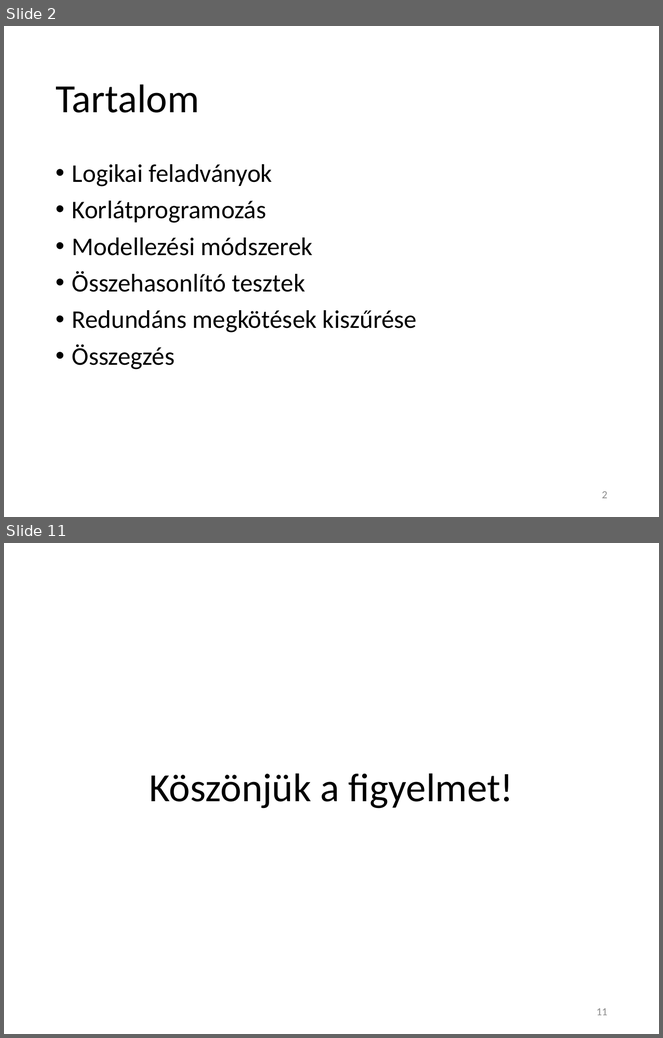
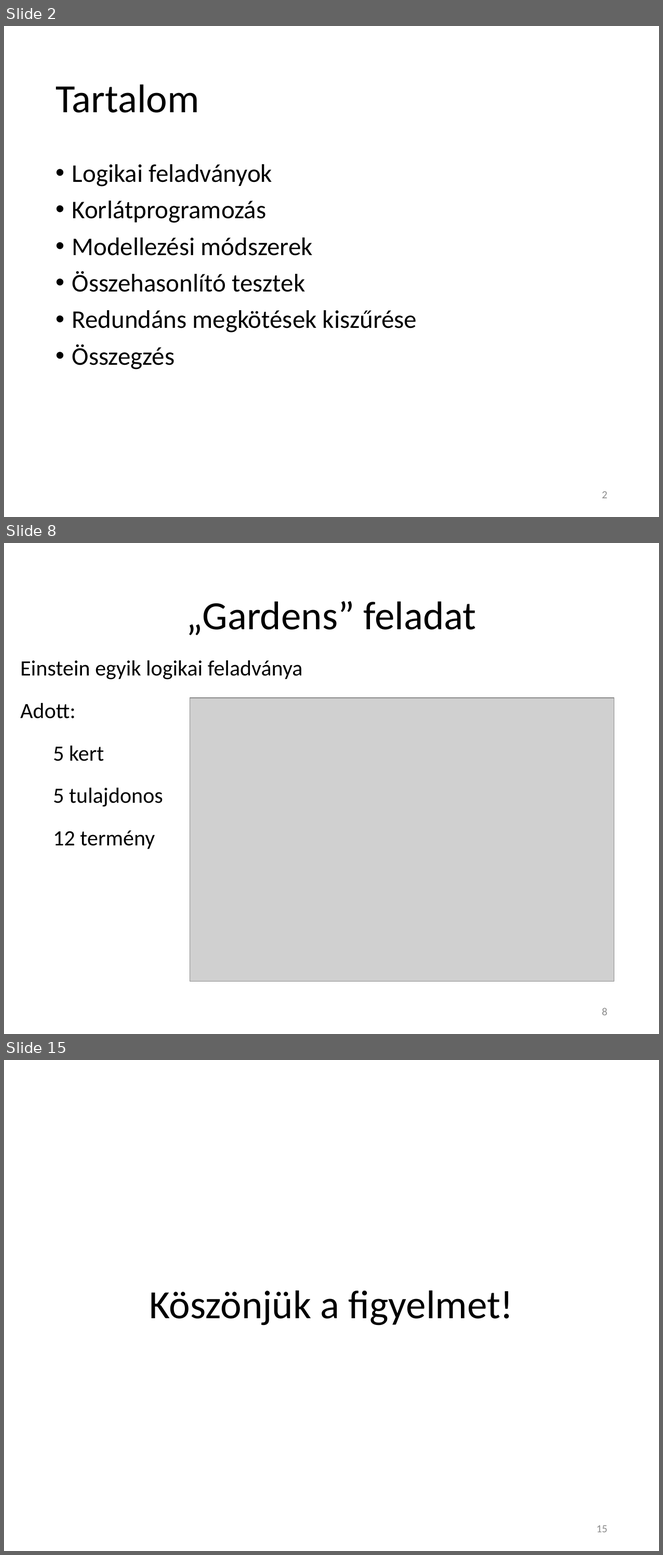
Before and after one commit to Teaching-projects/SZE-Peku221b, a slide deck: CP_Dolgozat/Előadás/Logikai feladványok megoldása korlátprogramozással.pptx. Shown one above the other, each under a label of ours: slides 2 and 11 before the commit, slides 2, 8 and 15 after it; the slides between them are not shown. The pictures are 663x1038 and 663x1555 pixels, drawn with LibreOffice and Linux fonts; fonts in the diff are those of the drawing; grey boxes stand for pictures. Boxes give left, top, right and bottom in pixels: in the first picture for what was removed or moved away, otherwise in the second. Text is boxed around its words. In the diff, an @@ line names an element or a change of style, - is before the commit and + after.

```diff
--- a/CP_Dolgozat/Előadás/Logikai feladványok megoldása korlátprogramozással.pptx
+++ b/CP_Dolgozat/Előadás/Logikai feladványok megoldása korlátprogramozással.pptx
@@ slide 8 added at box(4, 543, 659, 1034), background #FFFFFF @@
@@ title added at box(187, 601, 477, 636), 44 pt, text #000000 @@
+„Gardens” feladat
@@ text added at box(20, 660, 303, 849), 24 pt, text #000000 @@
+Einstein egyik logikai feladványa
+Adott:
+  5 kert
+  5 tulajdonos
+  12 termény
@@ picture added at box(190, 698, 614, 982) @@
@@ page number added at box(602, 1008, 608, 1016), 12 pt, text #8C8C8C @@
+8
@@ what was slide 11 is now slide 15 @@
@@ page number at box(597, 1525, 608, 1533): text changed @@
-11
+15
```
Also in this commit, not shown: 4 slides changed, 7 other slides added, 4 slides removed.
